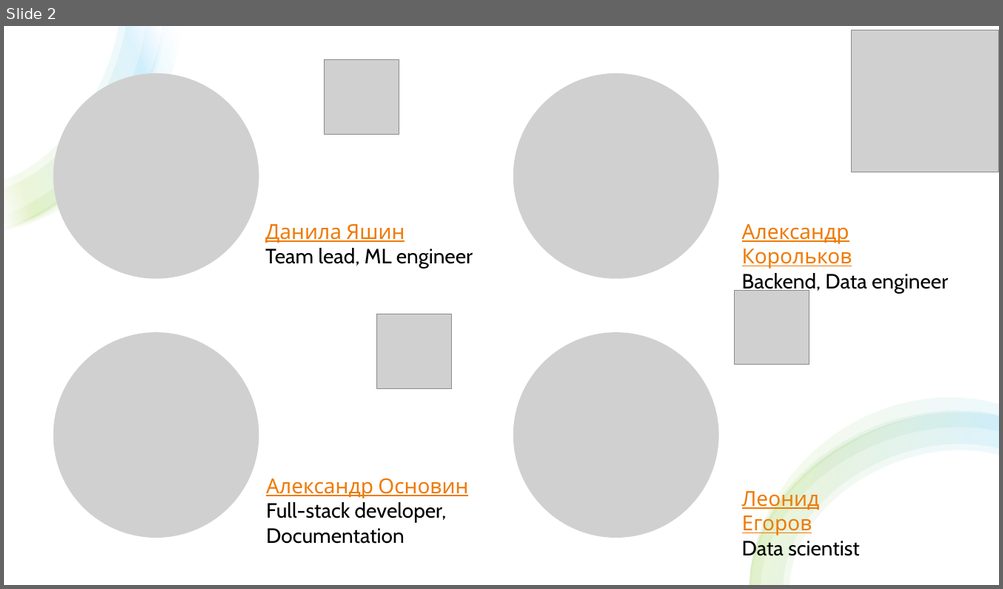
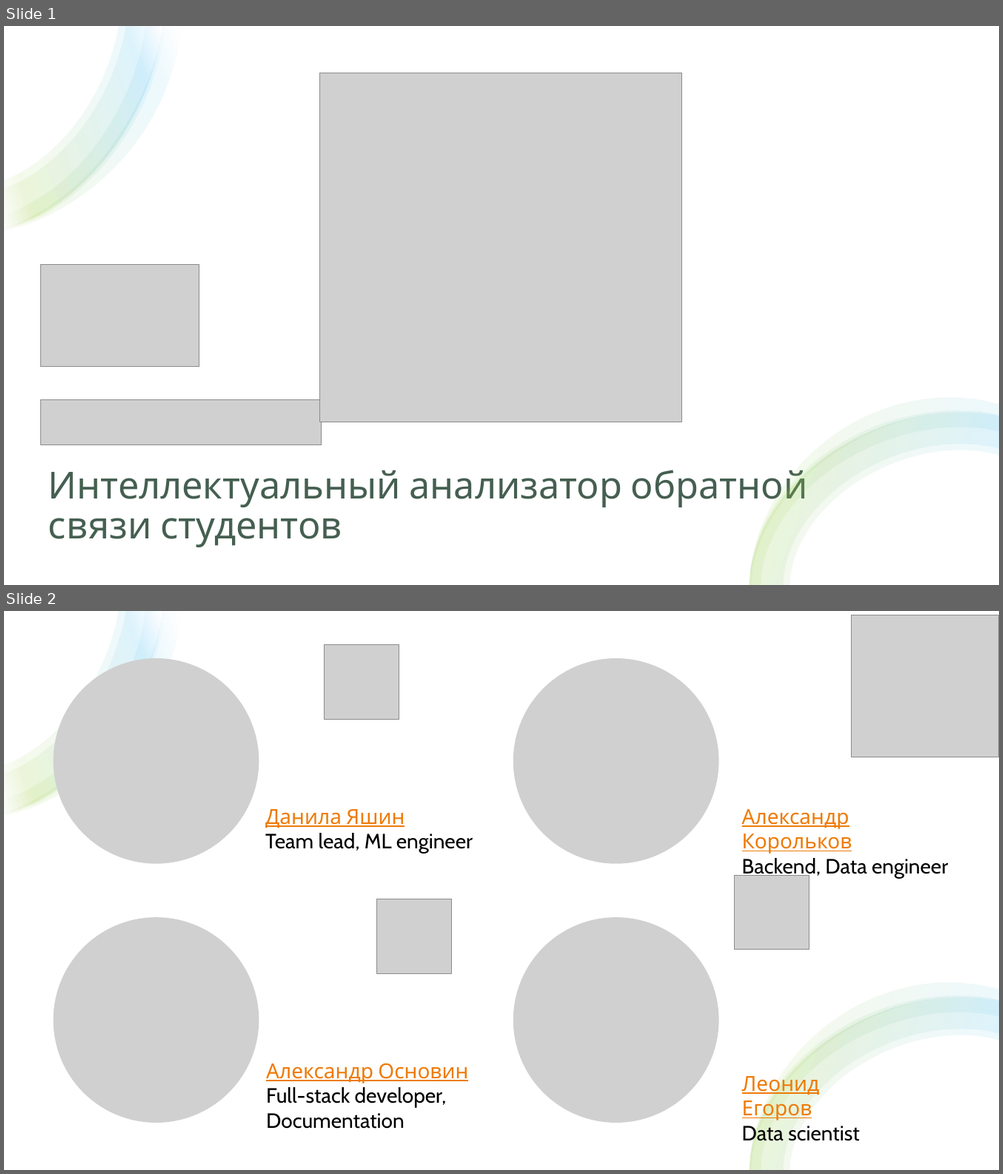
Before and after one commit to zibestr/Feedback-Analytics, a slide deck: presentation/protection.pptx. Shown one above the other, each under a label of ours: slide 2 before the commit, slides 1 and 2 after it. The pictures are 1003x589 and 1003x1174 pixels, drawn with LibreOffice and Linux fonts; fonts in the diff are those of the drawing; grey boxes stand for pictures. Boxes give left, top, right and bottom in pixels: in the first picture for what was removed or moved away, otherwise in the second. Text is boxed around its words. In the diff, an @@ line names an element or a change of style, - is before the commit and + after.

```diff
--- a/presentation/protection.pptx
+++ b/presentation/protection.pptx
@@ slide 1 added at [4,26,999,585], background #FFFFFF @@
@@ rectangle added at [4,26,999,585], fill #FFFFFF @@
@@ group added at [4,26,181,231]: 4 freeform shapes @@
@@ picture added at [320,73,683,423] @@
@@ picture added at [40,265,199,367] @@
@@ picture added at [40,400,320,446] @@
@@ group added at [749,398,999,585]: 4 freeform shapes @@
@@ title added at [48,470,808,548], 36 pt, text #455F51 @@
+Интеллектуальный анализатор обратной
+связи студентов
```
Also in this commit, not shown: 1 slide changed, 2 other slides added, 2 slides removed, 1 other file.
